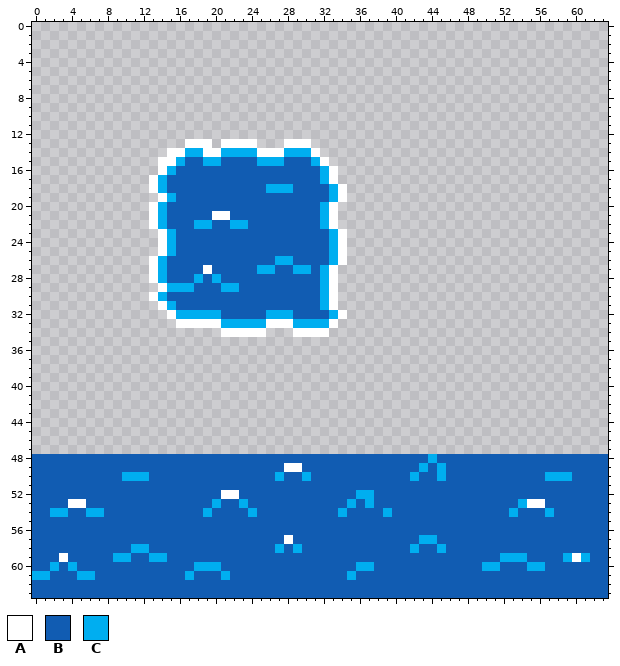
Pixel-art sprite: sprites/WaterTileSprite/478a78f8-fd71-47a4-b148-65a166bb6b78.png. The picture above was drawn from the file before the commit.
The file is 64x64 pixels.
Palette (. is transparent): A #ffffff  B #115cb2  C #00aef0
Pixels before, first column x 0:
13 .................AAA.AAAA...AAA.................................
14 ...............AACCAACCCCAAACCCA................................
15 ..............AACBBCCBBBBCCCBBBCA...............................
16 ..............ACBBBBBBBBBBBBBBBBCA..............................
17 .............ACBBBBBBBBBBBBBBBBBCA..............................
18 .............ACBBBBBBBBBBBCCCBBBBCA.............................
19 ..............ACBBBBBBBBBBBBBBBBBCA.............................
20 .............ACBBBBBBBBBBBBBBBBBCA..............................
21 .............ACBBBBBAABBBBBBBBBBCA..............................
22 .............ACBBBCCBBCCBBBBBBBBCA..............................
23 ..............ACBBBBBBBBBBBBBBBBBCA.............................
24 ..............ACBBBBBBBBBBBBBBBBBCA.............................
25 ..............ACBBBBBBBBBBBBBBBBBCA.............................
26 .............ACBBBBBBBBBBBBCCBBBBCA.............................
27 .............ACBBBBABBBBBCCBBCCBCA..............................
28 .............ACBBBCBCBBBBBBBBBBBCA..............................
29 ..............ACCCBBBCCBBBBBBBBBCA..............................
30 .............ACBBBBBBBBBBBBBBBBBCA..............................
31 ..............ACBBBBBBBBBBBBBBBBCA..............................
32 ...............ACCCCCBBBBBCCCBBBBCA.............................
33 ................AAAAACCCCCAAACCCCA..............................
34 .....................AAAAA...AAAA...............................
35 ................................................................
36 ................................................................
37 ................................................................
38 ................................................................
39 ................................................................
40 ................................................................
41 ................................................................
42 ................................................................
43 ................................................................
44 ................................................................
45 ................................................................
46 ................................................................
47 ................................................................
48 BBBBBBBBBBBBBBBBBBBBBBBBBBBBBBBBBBBBBBBBBBBBCBBBBBBBBBBBBBBBBBBB
49 BBBBBBBBBBBBBBBBBBBBBBBBBBBBAABBBBBBBBBBBBBCBCBBBBBBBBBBBBBBBBBB
50 BBBBBBBBBBCCCBBBBBBBBBBBBBBCBBCBBBBBBBBBBBCBBCBBBBBBBBBBBCCCBBBB
51 BBBBBBBBBBBBBBBBBBBBBBBBBBBBBBBBBBBBBBBBBBBBBBBBBBBBBBBBBBBBBBBB
52 BBBBBBBBBBBBBBBBBBBBBAABBBBBBBBBBBBBCCBBBBBBBBBBBBBBBBBBBBBBBBBB
53 BBBBAABBBBBBBBBBBBBBCBBCBBBBBBBBBBBCBCBBBBBBBBBBBBBBBBCAABBBBBBB
54 BBCCBBCCBBBBBBBBBBBCBBBBCBBBBBBBBBCBBBBCBBBBBBBBBBBBBCBBBCBBBBBB
55 BBBBBBBBBBBBBBBBBBBBBBBBBBBBBBBBBBBBBBBBBBBBBBBBBBBBBBBBBBBBBBBB
56 BBBBBBBBBBBBBBBBBBBBBBBBBBBBBBBBBBBBBBBBBBBBBBBBBBBBBBBBBBBBBBBB
57 BBBBBBBBBBBBBBBBBBBBBBBBBBBBABBBBBBBBBBBBBBCCBBBBBBBBBBBBBBBBBBB
58 BBBBBBBBBBBCCBBBBBBBBBBBBBBCBCBBBBBBBBBBBBCBBCBBBBBBBBBBBBBBBBBB
59 BBBABBBBBCCBBCCBBBBBBBBBBBBBBBBBBBBBBBBBBBBBBBBBBBBBCCCBBBBCACBB
60 BBCBCBBBBBBBBBBBBBCCCBBBBBBBBBBBBBBBCCBBBBBBBBBBBBCCBBBCCBBBBBBB
61 CCBBBCCBBBBBBBBBBCBBBCBBBBBBBBBBBBBCBBBBBBBBBBBBBBBBBBBBBBBBBBBB
62 BBBBBBBBBBBBBBBBBBBBBBBBBBBBBBBBBBBBBBBBBBBBBBBBBBBBBBBBBBBBBBBB
63 BBBBBBBBBBBBBBBBBBBBBBBBBBBBBBBBBBBBBBBBBBBBBBBBBBBBBBBBBBBBBBBB
After the commit:
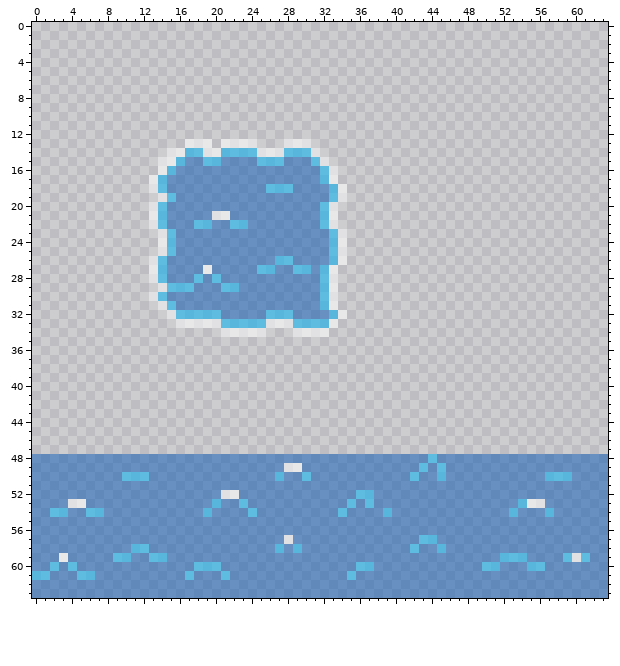
Difference:
Colour A changes from #ffffff to #ffffff89.
Colour B changes from #115cb2 to #115cb289.
Colour C changes from #00aef0 to #00aef089.
Boxes around the changes in both pictures, in picture pixels (x1, y1, x2, y2):
changed: (149, 139, 347, 337)
changed: (32, 454, 608, 598)
